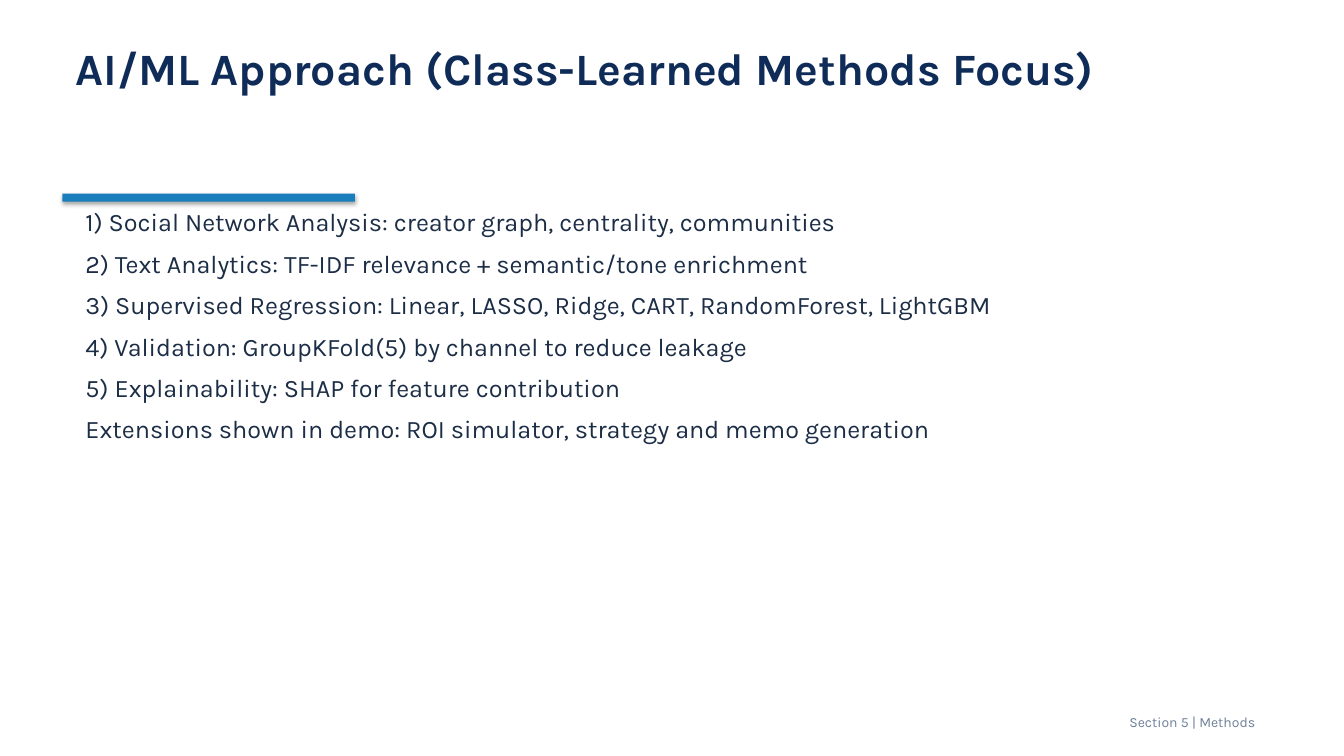
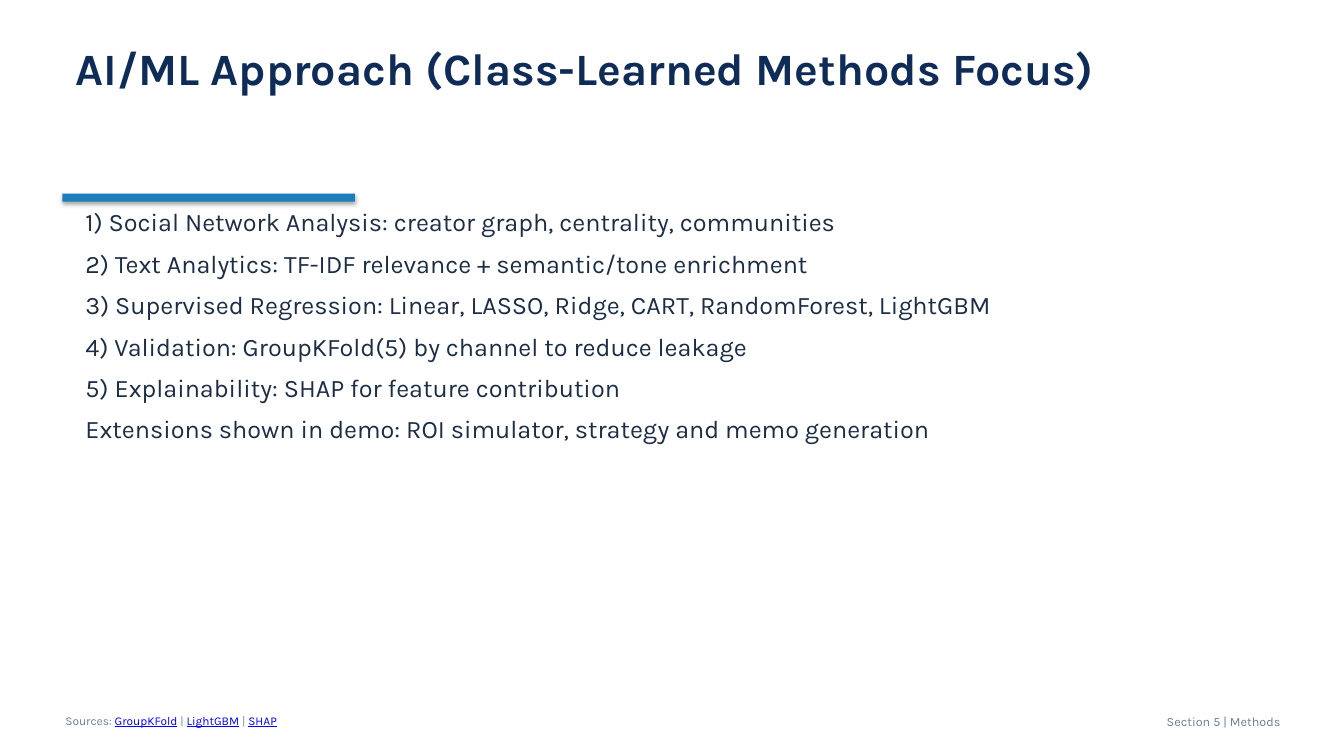
Before and after one commit to AliceEom/AI_MCN, a slide deck: slide 8 of slides/AI_MCN_Final_Presentation_EN.pptx. Drawn at 1344x756 pixels with LibreOffice and Linux fonts; fonts in the diff are those of the drawing. Boxes give left, top, right and bottom in pixels: in the first picture for what was removed or moved away, otherwise in the second. Text is boxed around its words. In the diff, an @@ line names an element or a change of style, - is before the commit and + after.

Commit message:
Expand research references and add per-slide source links

```diff
--- a/slides/AI_MCN_Final_Presentation_EN.pptx
+++ b/slides/AI_MCN_Final_Presentation_EN.pptx
@@ text added at <box>65,717,277,728</box>, 8.5 pt, text #0000FF, underline @@
+Sources: GroupKFold | LightGBM | SHAP
@@ text "Section 5 | Methods": place and size @@
-text "Section 5 | Methods" at <box>1129,717,1255,727</box>
+text "Section 5 | Methods" at <box>1167,717,1280,726</box>
@@ text "Section 5 | Methods" at <box>1167,717,1280,726</box>: size 10 to 9 pt @@
```
Also in this commit, not shown: 14 other slides changed, 2 other files.
